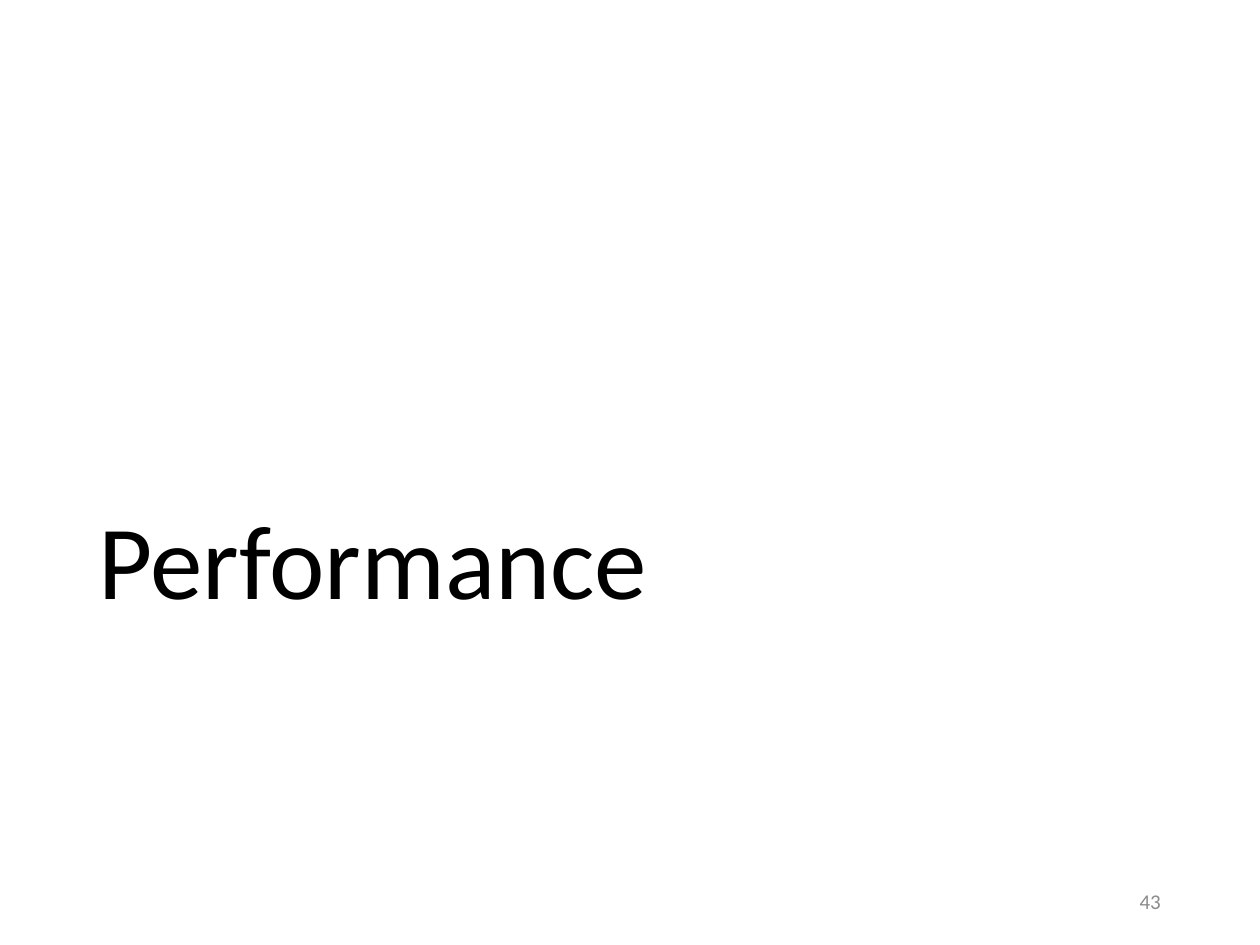
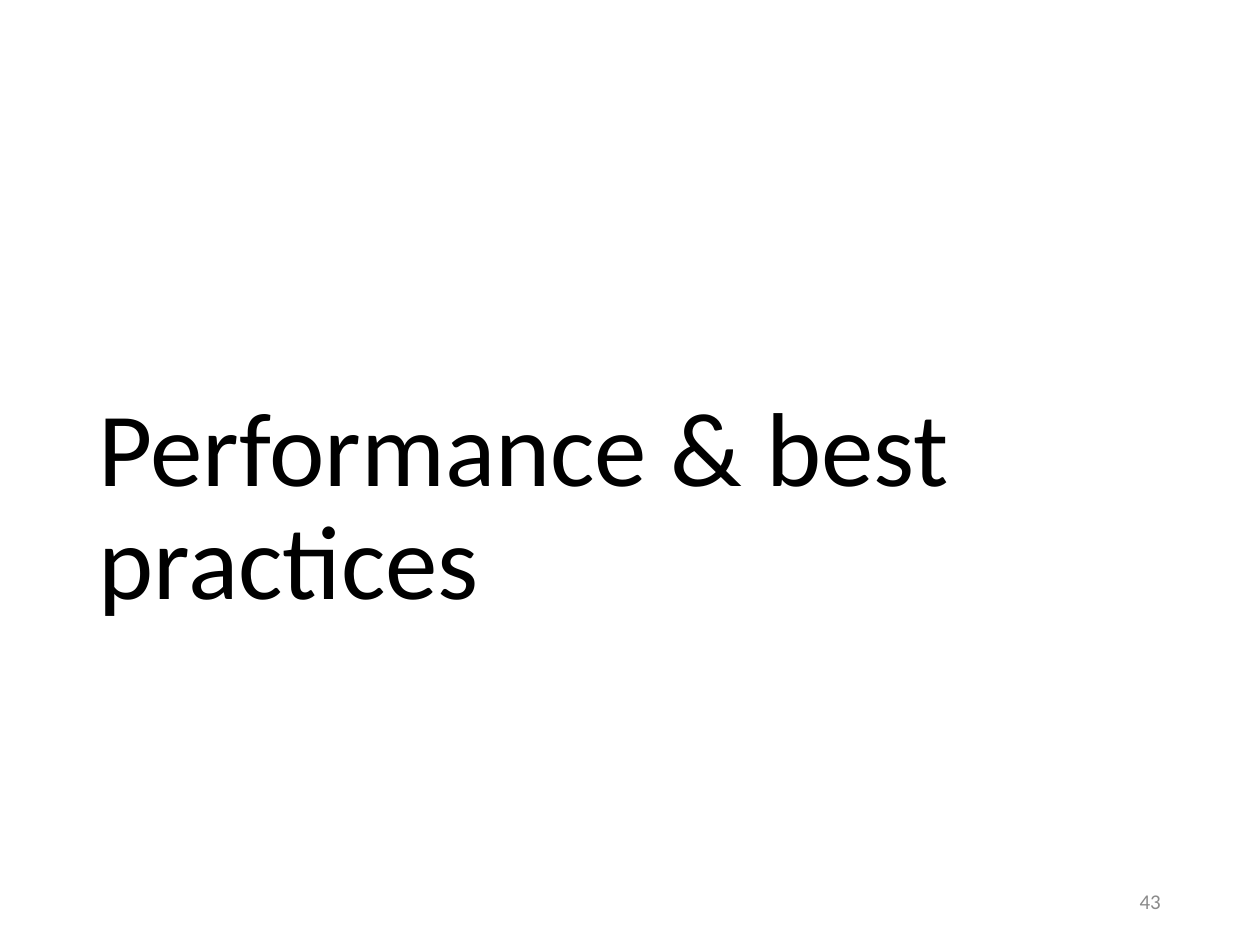
Before and after one commit to gjbex/Containers-for-HPC, a slide deck: slide 43 of singularity.pptx. Drawn at 1260x945 pixels with LibreOffice and Linux fonts; fonts in the diff are those of the drawing. Boxes give left, top, right and bottom in pixels: in the first picture for what was removed or moved away, otherwise in the second. Text is boxed around its words. In the diff, an @@ line names an element or a change of style, - is before the commit and + after.

Commit message:
Restructure slides & fix typos

```diff
--- a/singularity.pptx
+++ b/singularity.pptx
@@ title at <box>99,413,948,616</box>: text changed @@
-Performance
+Performance & best practices
```
Also in this commit, not shown: 3 other slides changed.
